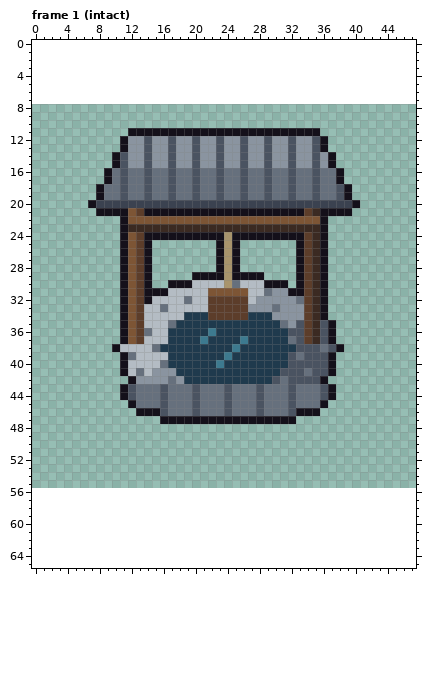
One commit to this pixel-art file: art/structures/well.aseprite. The picture above is the old version.
48x48 pixels, 4 frames. Shown: frame 1 (intact). The old version is drawn lined up with the new one, on the new canvas. The commit also changed other frames, which this record leaves out.
After:
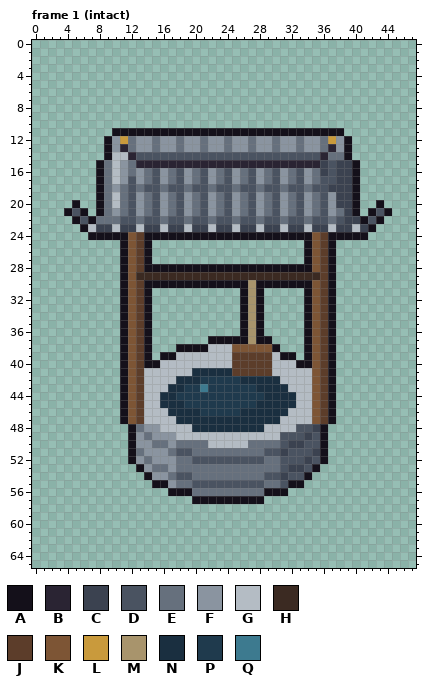
Palette (. is transparent): A #14101a  B #2a2433  C #3b4250  D #4a5361  E #66707d  F #8a94a0  G #b4bcc4  H #3b2a22  J #5c3d2a  K #7d5535  L #c99a3c  M #a8946c  N #1a2f40  P #1f3a4d  Q #3d7a8f
Edits made:
canvas 48x48 -> 48x66, the old top-left corner now at 0,8
Changed rows in their new state; - is an unchanged pixel.
Frame 1 (intact):
first column x 4:
11 ------AA------------------------AAA------
12 -----AFLE-FE-FE-FE-FE-FE-FE-FE-FELFA-----
13 -----AFBE-FE-FE-FE-FE-FE-FE-FE-FEBFA-----
14 -----AGGBD-DD-DD-DD-DD-DD-DD-DD-BEEA-----
15 ----AEGFEBBBBBBBBBBBBBBBBBBBBBBBCDCCA----
16 ----AEGF-FEDFEDFEDFEDFEDFEDFEDFECDCCA----
17 ----AEGFDFEDFEDFEDFEDFEDFEDFEDFEDDCCA----
18 ------FED--D--D--D--D--D--D--D--DCCCA----
19 ------GEDFEDFEDFEDFEDFEDFEDFEDFEDFCCA----
20 -A-.AEGEDFEDFEDFEDFEDFEDFEDFEDFEDF-----A-
21 ADA--EFEDFEDFEDFEDFEDFEDFEDFEDFEDFECA-ADA
22 -ADAEEEDDEDDEDDEDDEDDEDDEDDEDDEDDEDCCADA-
23 --AGCCGCCGCCGCCGCCGCCGCCGCCGCCGCCGCCGCA--
24 ---AAAA-------------A---------AKJAAAAA---
25 -------------------...-------.AKJA-------
26 -------------------...-------.AKJA-------
27 -------------------...-------.AKJA-------
28 -----------AAAAAAAA-A-AAAAAAA-AKJA-------
29 ---------HHHHHHHHHHHHHHHHHHHHHH-JA-------
30 -----------AA---AAAAAAAMA---A-AKJA-------
31 -----------...........AMA.....AKJA-------
32 -----------...........AMA.....AKJA-------
33 ----------A...........AMA.....AKJA-------
34 ----------A...........AMA.....AKJA-------
35 ----------A...........AMA.....AKJ--------
36 ----------A...........AMA.....AKJ--------
37 ----------A.......AAAAAMAA....AKJ--------
38 ------.AKJA...AAAAGGGKKKKKA...AKJA.------
39 --------KJA.AAGGGGGGGJJJJJGAA.AKJ--------
40 --------KJAAGGGGGGGGGJJJJJGGGAAKJ--------
41 --------KJ-GGGGGNNNNNJJJJJGGGGGKJ--------
42 -------AKJGGGGNNN-----NNNNNGGGGKJA-------
43 --------KJGGGNNPPQPPPPPPNNNNGGGKJ--------
44 --------KJGGNNPPPPPPPPPPPNNNNGGKJ--------
45 -------AKJGGNNNPPPPPPPPPNNNNNGGKJA-------
46 -------AKJGGGNNNNPPPPPNNNNNNGGGKJA-------
47 -------AKJGGGGNNNNNNNNNNNNNGGGGKJA-------
48 --------AEFFGGGGNNNNNNNNNGGGGDDCA--------
49 --------AFEFFFGGGGGGGGGGGGGDDDCDA--------
50 --------AFFEEFEEEEGGGGGEEEEDCCDDA--------
51 --------AEFFFEDDEEEEEEEEEDDCDDDCA--------
52 --------AFEFFFEEDDDDDDDDDEEDDDCDA--------
53 ---------AFEEFEEEEEEEEEEEEEDCCDA---------
54 ----------AFFEDDEEEEEEEEEDDCDDA----------
55 -----------AAFEEDDDDDDDDDEEDAA-----------
56 -------------AAAEEEEEEEEEAAA-------------
57 ----------------AAAAAAAAA----------------
